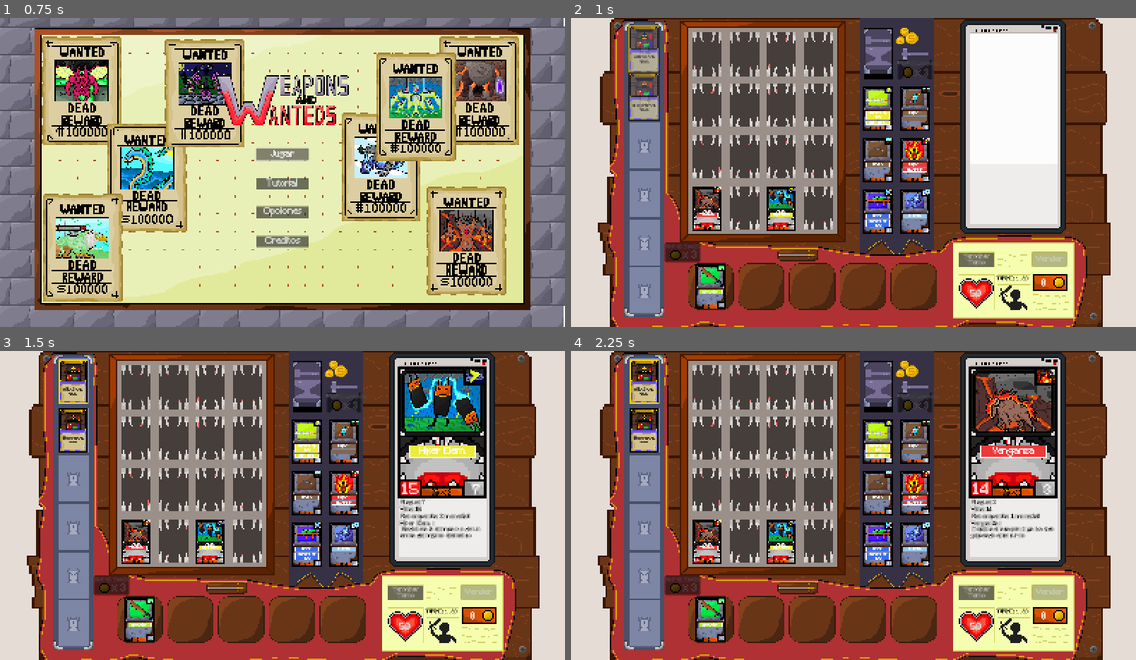
Above: before the commit, frames 1-4 (two rows, left to right).
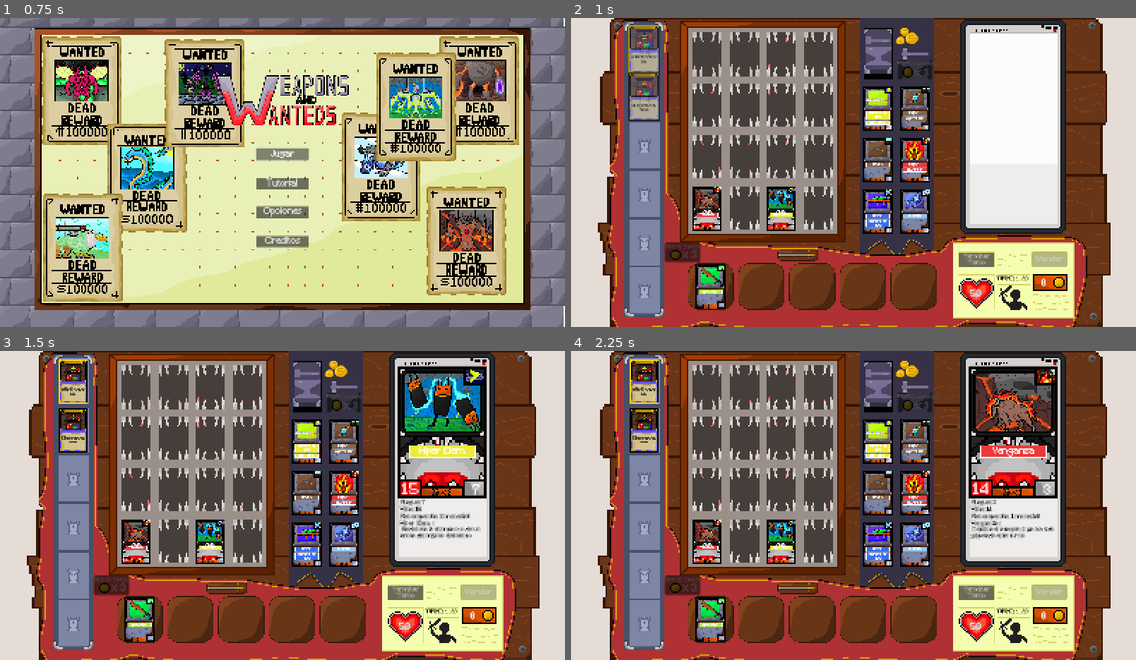
Above: after the commit, the same moments.

Repository: Lucas-Sanguinetti/jefe-desarrollo
Game: Godot game, scene res://Entidades/main.tscn
The game is run twice, just before and just after one commit, with the same random seed, the same clock (stepped at 60 frames per second) and the same inputs.
Inputs (mouse positions are in pixels of both pictures, inside the frame that each line leads up to):
- Up to frame 1 (0.75 s): click "Jugar" at 0.5 s
- Up to frame 2 (1 s): no input
- Up to frame 3 (1.5 s): move the mouse to (209, 542) at 1.27 s; click (209, 542) at 1.42 s
- Up to frame 4 (2.25 s): tap Enter at 2 s; move the mouse to (706, 542) at 2.02 s; click (706, 542) at 2.17 s

Frame 1 is identical in both runs. In frame 2, less than 0.1% of the frame differs, in the area x 10-63%, y 12-34%; in frame 3, less than 0.1%, in the area x 10-63%, y 11-34%; in frame 4, less than 0.1%.

Commit message:
Fixes en funcionalidad de boton reroll spells y cambios en recursos con errores de escritura/uso erroneo de otros resources

Diff:
--- a/Entidades/Armas/Habilidades/AbilitySystem.gd
+++ b/Entidades/Armas/Habilidades/AbilitySystem.gd
@@ -2,7 +2,7 @@
 class_name AbilitySystem
 
 # SEÑALES
-signal ability_executed(weapon: CartaArma, ability: WeaponAbilityData, target)
+signal ability_executed()
 
 # ESTADO
 var active_weapon: CartaArma = null
@@ -143,7 +143,7 @@
 	if success:
 		cancel_selection()
 		weapon.discharge()
-		emit_signal("ability_executed", weapon, ability, target)
+		emit_signal("ability_executed")
 		print("AbilitySystem: ✓ Habilidad ejecutada exitosamente")
 	else:
 		# NO cancelar selección ni descargar arma si falló
--- a/Entidades/Hechizos/spell_deck.gd
+++ b/Entidades/Hechizos/spell_deck.gd
@@ -82,6 +82,12 @@
 		discard_pile.append(hechizo)
 		print("SpellDeck: '%s' descartada" % hechizo.name)
 
+func return_card(hechizo: SpellCardData):
+	if not hechizo:
+		return
+	discard_pile.append(hechizo)
+
+
 # ============================================
 # QUERIES
 # ============================================
--- a/Entidades/Menus/Game.gd
+++ b/Entidades/Menus/Game.gd
@@ -12,6 +12,7 @@
 @onready var weapon_manager: WeaponManager = $WeaponManager
 @onready var player_weapon_spawner = $PlayerWeaponSpawner
 @onready var monster_spawner = $MonsterSpawner
+@onready var ability_system: AbilitySystem = $AbilitySystem
 #Hechizos
 @onready var spell_deck: SpellDeck = $SpellDeck
 @onready var hand: Hand = $PlayerSpells
@@ -52,6 +53,8 @@
 	card_manager.armaDeseleccionada.connect(_on_arma_deseleccionada)
 	card_manager.armaUsada.connect(_on_arma_usada)
 
+	ability_system.ability_executed.connect(_on_ability_used)
+
 	LifeManager.vida_cambiada.connect(_on_vida_cambiada)
 	hand.card_played.connect(_on_spell_cast)
 	musica.playSound(canciones[musicIndex - 1])
@@ -91,6 +94,12 @@
 	_reset_reroll_buttons()
 
 func _on_arma_usada():
+	revisar_estado_armas_jugador()
+
+func _on_ability_used():
+	revisar_estado_armas_jugador()
+
+func revisar_estado_armas_jugador():
 	var player_weapons = player_weapon_spawner.player_grid.get_all_weapons()
 	var finish_turn = true
 	for weapon in player_weapons:
@@ -199,8 +208,8 @@
 		spell_deck.discard_card(hechizo)
 	else:
 		print("Game: Hechizo '%s' falló - NO se descarta" % hechizo.name)
-	if hechizo.effect_id == "bateria":
-		_apply_normal_style()
+	if hechizo.TargetType.WEAPON:
+		revisar_estado_armas_jugador()
 
 # Venta de armas
 # ============================================
@@ -226,7 +235,8 @@
 	var cant_robar = hechizos.size()
 
 	for hechizo in hechizos:
-		hand.remove_card(hechizo)
+		var spellData = hand.remove_card(hechizo)
+		spell_deck.return_card(spellData)
 
 	for i in cant_robar:
 		var new_card = spell_deck.draw_turn_card()
--- a/Resources/Armas/Lvl4/arma4Tierra.tres
+++ b/Resources/Armas/Lvl4/arma4Tierra.tres
@@ -8,17 +8,13 @@
 [ext_resource type="Texture2D" uid="uid://dp1ske3lphppj" path="res://Assets/cards/weapon/weaponrCard.png" id="7_c8gey"]
 [ext_resource type="AudioStream" uid="uid://d17faolx3o0y1" path="res://Audio/SFX/spellCast.mp3" id="7_og0a1"]
 [ext_resource type="Script" uid="uid://cy584ew032i43" path="res://Traits/BaseTrait.gd" id="9_6cib7"]
-[ext_resource type="Script" uid="uid://bsjrhifcm3k1q" path="res://Traits/monstruos/aprovechar.gd" id="10_nyguf"]
+[ext_resource type="Resource" uid="uid://dc3pp4q8hs2u8" path="res://Resources/Traits/Armas/aprovecharA.tres" id="10_nyguf"]
 [ext_resource type="Resource" uid="uid://b1o6qcjvrniro" path="res://Resources/Traits/Armas/disparo.tres" id="10_rtm8d"]
-
-[sub_resource type="Resource" id="Resource_og0a1"]
-script = ExtResource("10_nyguf")
-metadata/_custom_type_script = "uid://bsjrhifcm3k1q"
 
 [resource]
 script = ExtResource("6_dvj6h")
 attack = 8
-traits = Array[ExtResource("9_6cib7")]([ExtResource("10_rtm8d"), SubResource("Resource_og0a1")])
+traits = Array[ExtResource("9_6cib7")]([ExtResource("10_rtm8d"), ExtResource("10_nyguf")])
 nivel = 4
 element_type = 1
 element = ExtResource("4_72hee")
--- a/Resources/Hechizos/Afilar3.tres
+++ b/Resources/Hechizos/Afilar3.tres
@@ -8,7 +8,7 @@
 
 [resource]
 script = ExtResource("3_o0lp6")
-descripcion = "elige y afila un   arma en 10 por 3 monedas"
+descripcion = "Elige y afila un arma en 10 por 3 monedas"
 backsprite = ExtResource("1_o0lp6")
 target_type = 1
 effect_category = 2
--- a/Resources/Hechizos/Batery.tres
+++ b/Resources/Hechizos/Batery.tres
@@ -8,7 +8,7 @@
 
 [resource]
 script = ExtResource("3_b83lv")
-descripcion = "elige y reusa un arma"
+descripcion = "Elige y reusa un arma"
 backsprite = ExtResource("1_b83lv")
 target_type = 1
 effect_category = 2
--- a/Resources/Hechizos/Cambiazo.tres
+++ b/Resources/Hechizos/Cambiazo.tres
@@ -8,7 +8,7 @@
 
 [resource]
 script = ExtResource("3_qdmk6")
-descripcion = "Vende un arma usable por       todo su valor"
+descripcion = "Vende un arma usable por todo su valor"
 backsprite = ExtResource("1_qdmk6")
 death = ExtResource("2_qdmk6")
 target_type = 1
--- a/Resources/Hechizos/LuckyRing.tres
+++ b/Resources/Hechizos/LuckyRing.tres
@@ -8,7 +8,7 @@
 
 [resource]
 script = ExtResource("3_jlsxq")
-descripcion = "Afilar 15 a un     arma"
+descripcion = "Afilar 15 a un arma"
 target_type = 1
 effect_category = 2
 effect_value = 15
Not shown: 1 places in Resources/Armas/Lvl4/arma4Tierra.tres that only renumber resources
